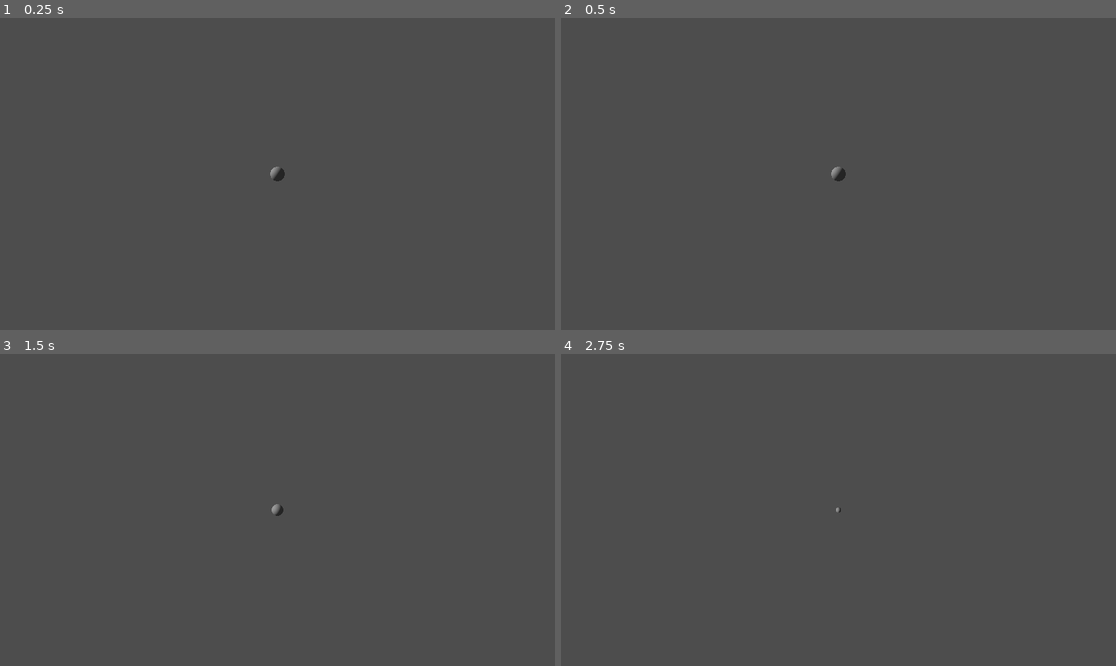
Above: before the commit, frames 1-4 (two rows, left to right).
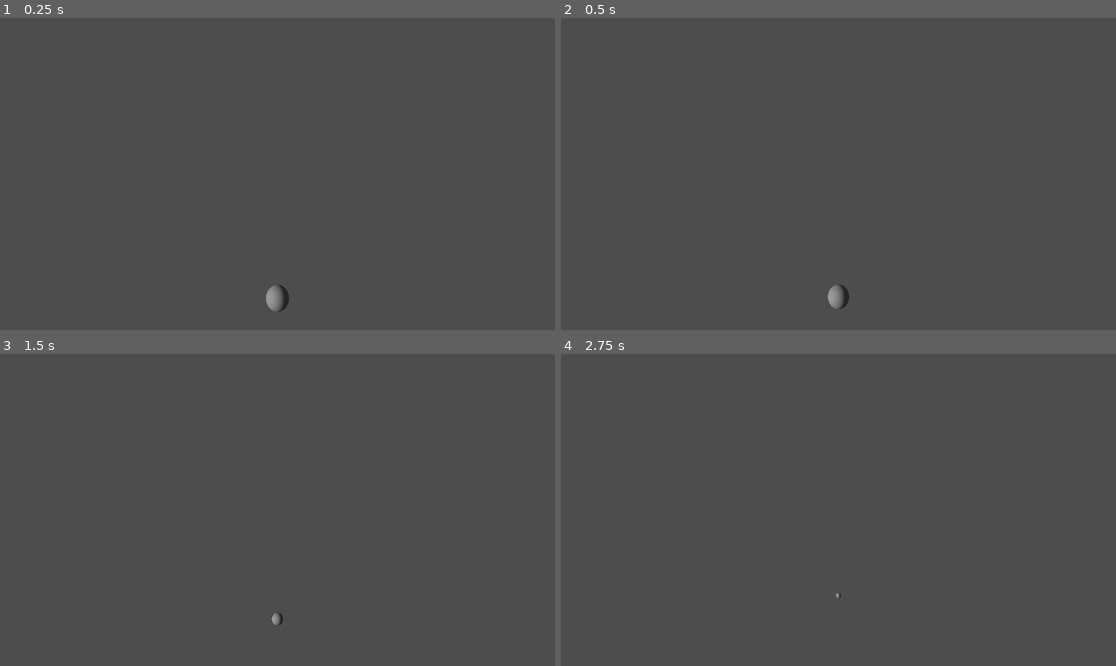
Above: after the commit, the same moments.

Repository: KingMalur/TerrainGenerator
Game: Godot game, scene res://scenes/mesh_generation.tscn
The game is run twice, just before and just after one commit, with the same random seed, the same clock (stepped at 60 frames per second) and the same inputs. The project has no main scene, so this scene is started directly.
Inputs:
- Up to frame 1 (0.25 s): no input
- Up to frame 2 (0.5 s): no input
- Up to frame 3 (1.5 s): tap Enter at 0.5 s; tap Space at 1.25 s
- Up to frame 4 (2.75 s): tap Enter at 2 s

The runs differ from the first frame. In frame 1, 0.3% of the frame differs, in the area x 47-53%, y 47-95%; in frame 2, 0.3%; in frame 3, 0.1%; in frame 4, less than 0.1%.

Commit message:
Update TEST-STUFF position & add debug messages
The TEST-STUFF node was below the terrain mesh most of the time so the
camera didn't show anything..

I also removed the _id_editor condition in _ready() because it broke
the mesh generation when running the current scene because it still was
in run through the editor.

Furthermore I added a debug message to see which chunk # is currently
generating.

Diff:
--- a/scenes/mesh_generation.tscn
+++ b/scenes/mesh_generation.tscn
@@ -45,16 +45,16 @@
 [node name="MeshGeneration" type="Node3D"]
 
 [node name="TEST-STUFF" type="Node3D" parent="."]
+transform = Transform3D(1, 0, 0, 0, 1, 0, 0, 0, 1, 32, 64, 32)
 
 [node name="Camera3D" type="Camera3D" parent="TEST-STUFF" node_paths=PackedStringArray("target")]
-transform = Transform3D(1, 0, 0, 0, 1, 0, 0, 0, 1, 42, 32, 42)
+transform = Transform3D(1, 0, 0, 0, 1, 0, 0, 0, 1, 0, 10, 0)
 size = 24.711
 near = 0.006
 script = ExtResource("2_exi88")
 target = NodePath("../Ball")
 
 [node name="Ball" type="RigidBody3D" parent="TEST-STUFF"]
-transform = Transform3D(1, 0, 0, 0, 1, 0, 0, 0, 1, 32, 32, 32)
 
 [node name="CollisionShape3D" type="CollisionShape3D" parent="TEST-STUFF/Ball"]
 shape = SubResource("SphereShape3D_5ptdd")
--- a/scripts/TerrainGenerator.gd
+++ b/scripts/TerrainGenerator.gd
@@ -95,9 +95,6 @@
 
 
 func _ready() -> void:
-	if _is_editor:
-		return
-
 	if d_create_on_start:
 		# To get some information about the generated mesh at runtime
 		d_print_values = true
@@ -332,9 +329,13 @@
 		 [amount_chunks, z_chunk_amount, x_chunk_amount])
 
 	@warning_ignore("integer_division")
+	var chunk_counter: int = 0
 	for chunk_z in z_chunk_amount:
 		# ! ALL POSITIONS (CHUNKS INCLUDED) GET SET IN THE VERTICES !
 		for chunk_x in x_chunk_amount:
+			chunk_counter += 1
+			if d_print_values: print("Generating chunk #%s of %s" % \
+				[chunk_counter, amount_chunks])
 			_generate_chunk(Vector2(chunk_x, chunk_z))
 
 
